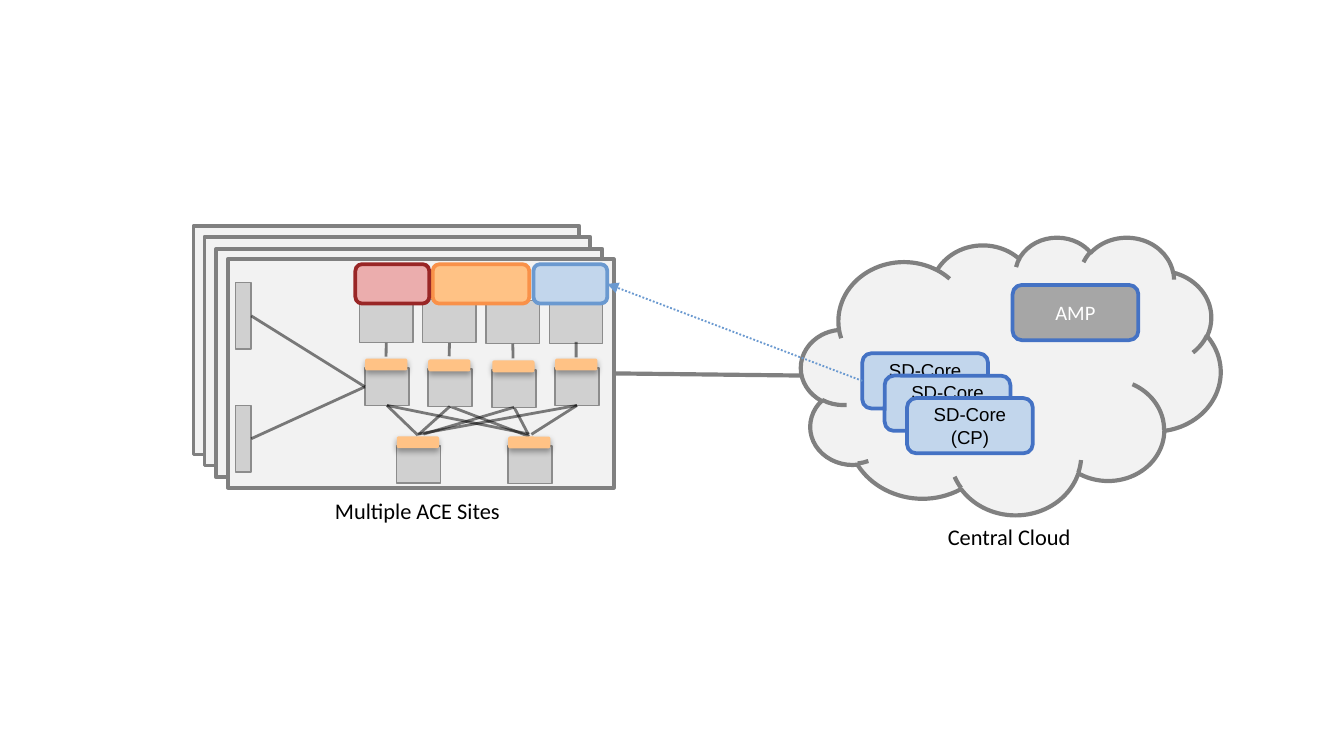
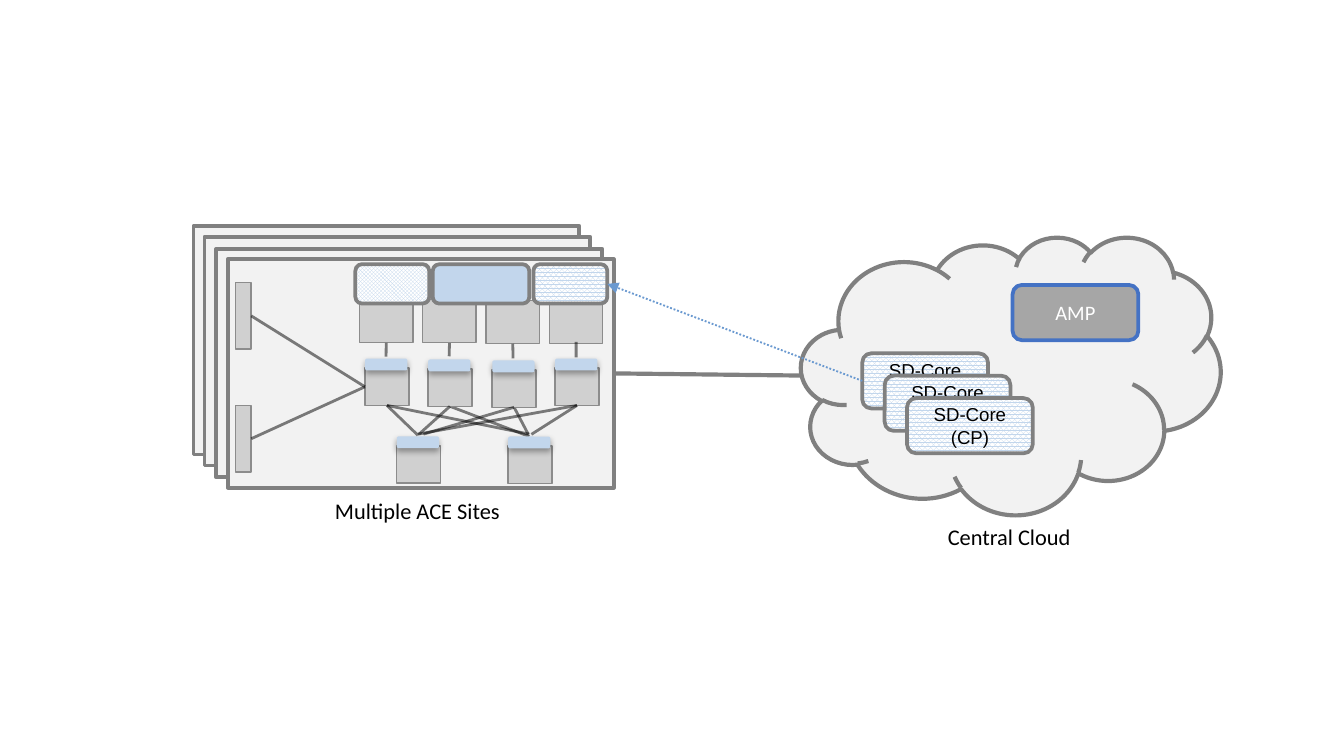
Before and after one commit to SystemsApproach/ops, a slide deck: slide 4 of figures.pptx. Drawn at 1344x756 pixels with LibreOffice and Linux fonts; fonts in the diff are those of the drawing; grey boxes stand for pictures. Boxes give left, top, right and bottom in pixels: in the first picture for what was removed or moved away, otherwise in the second. Text is boxed around its words. In the diff, an @@ line names an element or a change of style, - is before the commit and + after.

```diff
--- a/figures.pptx
+++ b/figures.pptx
@@ rounded rectangle at bbox=[355, 265, 429, 304]: fill #EBADAD to pattern #C2D6EC on #FFFFFF; outline #992626 2 pt to #808080 2 pt @@
@@ rounded rectangle at bbox=[433, 265, 530, 304]: fill #FFC285 to #C2D6EC; outline #F99149 2 pt to #808080 2 pt @@
@@ rounded rectangle at bbox=[534, 265, 607, 304]: fill #C2D6EC to pattern #C2D6EC on #FFFFFF; outline #6A99D0 2 pt to #808080 2 pt @@
@@ fill #FFC285 to #C2D6EC in 6 elements at bbox=[555, 359, 597, 371], bbox=[429, 359, 470, 371], bbox=[366, 359, 407, 371], bbox=[396, 437, 438, 449], bbox=[508, 437, 550, 449], bbox=[492, 360, 534, 372] @@
@@ fill #C2D6EC to pattern #C2D6EC on #FFFFFF; outline #4472C4 2 pt to #808080 2 pt in 3 elements at bbox=[863, 353, 989, 409], bbox=[884, 376, 1011, 431], bbox=[907, 398, 1034, 453] @@
```
Also in this commit, not shown: 13 other slides changed, 24 other files.
